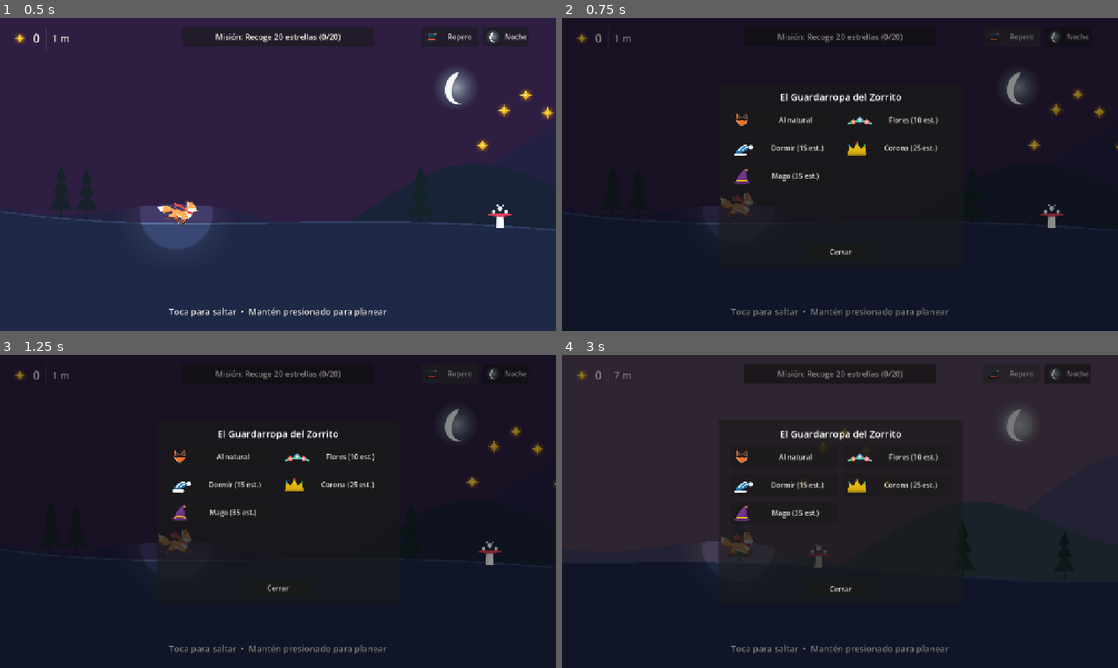
Above: before the commit, frames 1-4 (two rows, left to right).
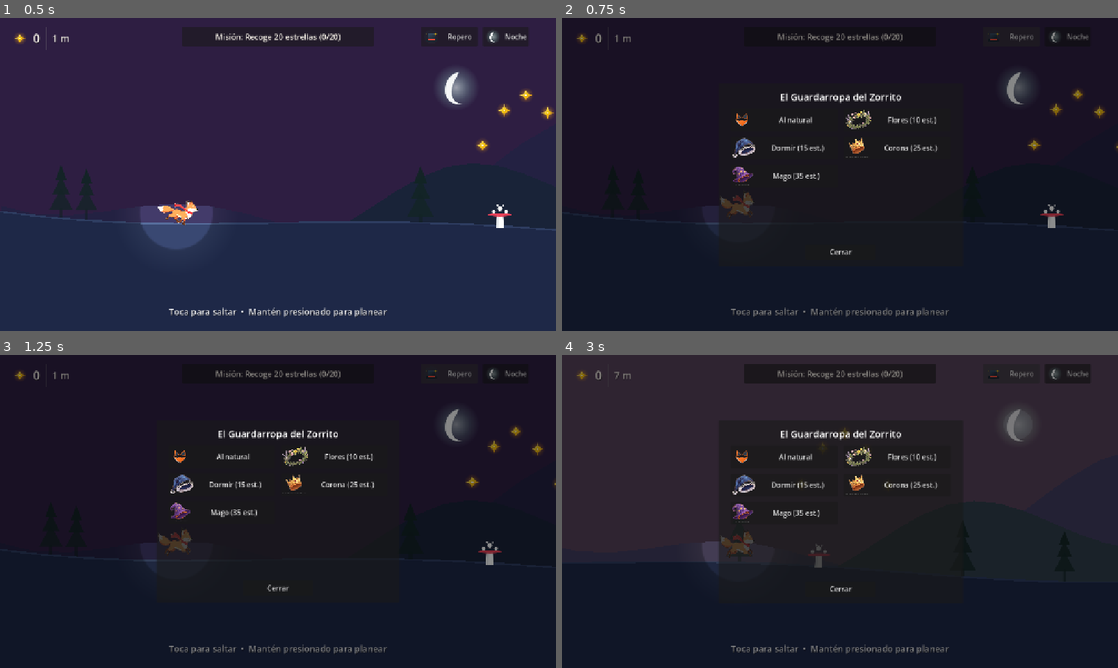
Above: after the commit, the same moments.

Repository: jonathanduranr/fox-runner
Game: Godot game, scene res://scenes/main.tscn
The game is run twice, just before and just after one commit, with the same random seed, the same clock (stepped at 60 frames per second) and the same inputs.
Inputs:
- Up to frame 1 (0.5 s): no input
- Up to frame 2 (0.75 s): click "Ropero" at 0.5 s
- Up to frame 3 (1.25 s): no input
- Up to frame 4 (3 s): click "Noche" at 1.25 s; click "Día" at 2 s; click "Ropero" at 2.75 s

Frame 1 is identical in both runs. In frame 2, 1.0% of the frame differs, in the area x 30-68%, y 29-54%; in frame 3, 0.9%; in frame 4, 0.9%.

Commit message:
feat: replace hats with storybook illustration art and snug anatomical head placement

Diff:
--- a/scenes/fox.tscn
+++ b/scenes/fox.tscn
@@ -50,8 +50,8 @@
 
 [node name="Hat" type="Sprite2D" parent="Visuals"]
 visible = false
-position = Vector2(30, -56)
-scale = Vector2(0.5, 0.5)
+position = Vector2(24, -51)
+scale = Vector2(0.22, 0.22)
 
 [node name="MagnetArea" type="Area2D" parent="."]
 collision_layer = 0
--- a/scripts/fox.gd
+++ b/scripts/fox.gd
@@ -45,26 +45,26 @@
 	]
 }
 
-# Calibración individual para que cada prenda calce cómoda y exacta en las orejitas
+# Calibración individual anatómica para que cada prenda calce cómoda y natural en la cabecita
 const HAT_CONFIGS: Dictionary = {
 	"crown": {
-		"offset": Vector2(0.0, -10.0),
-		"scale": Vector2(0.48, 0.48),
-		"rot": 0.0
+		"offset": Vector2(0.0, -6.0),
+		"scale": Vector2(0.19, 0.19),
+		"rot": deg_to_rad(2.0)
 	},
 	"flower": {
-		"offset": Vector2(0.0, -8.0),
-		"scale": Vector2(0.48, 0.48),
+		"offset": Vector2(0.0, -4.0),
+		"scale": Vector2(0.22, 0.22),
 		"rot": 0.0
 	},
 	"nightcap": {
-		"offset": Vector2(-3.5, -12.0),
-		"scale": Vector2(0.46, 0.46),
-		"rot": deg_to_rad(-6.0)
+		"offset": Vector2(-1.5, -5.0),
+		"scale": Vector2(0.22, 0.22),
+		"rot": deg_to_rad(-5.0)
 	},
 	"wizard": {
-		"offset": Vector2(-1.0, -15.0),
-		"scale": Vector2(0.46, 0.46),
+		"offset": Vector2(-1.0, -8.0),
+		"scale": Vector2(0.21, 0.21),
 		"rot": deg_to_rad(-3.0)
 	}
 }
Binary file changed: assets/textures/hat_crown.png
Binary file changed: assets/textures/hat_flower.png
Binary file changed: assets/textures/hat_nightcap.png
Binary file changed: assets/textures/hat_wizard.png
Not shown, changed: builds/web/index.pck
